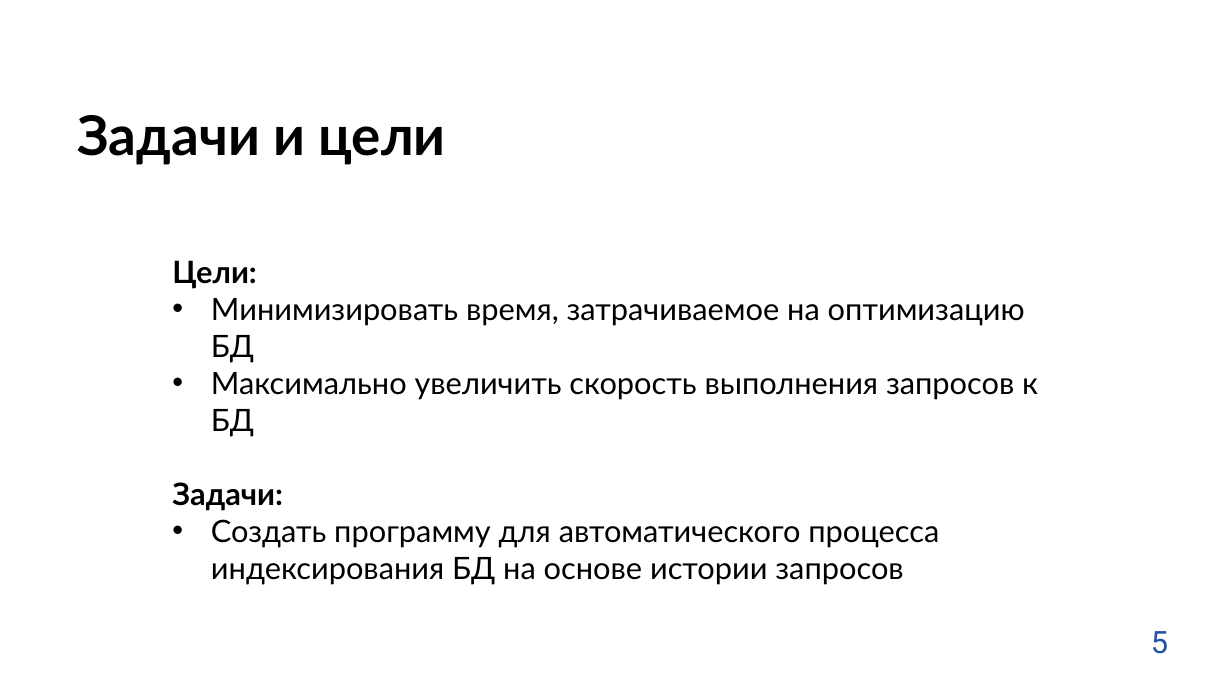
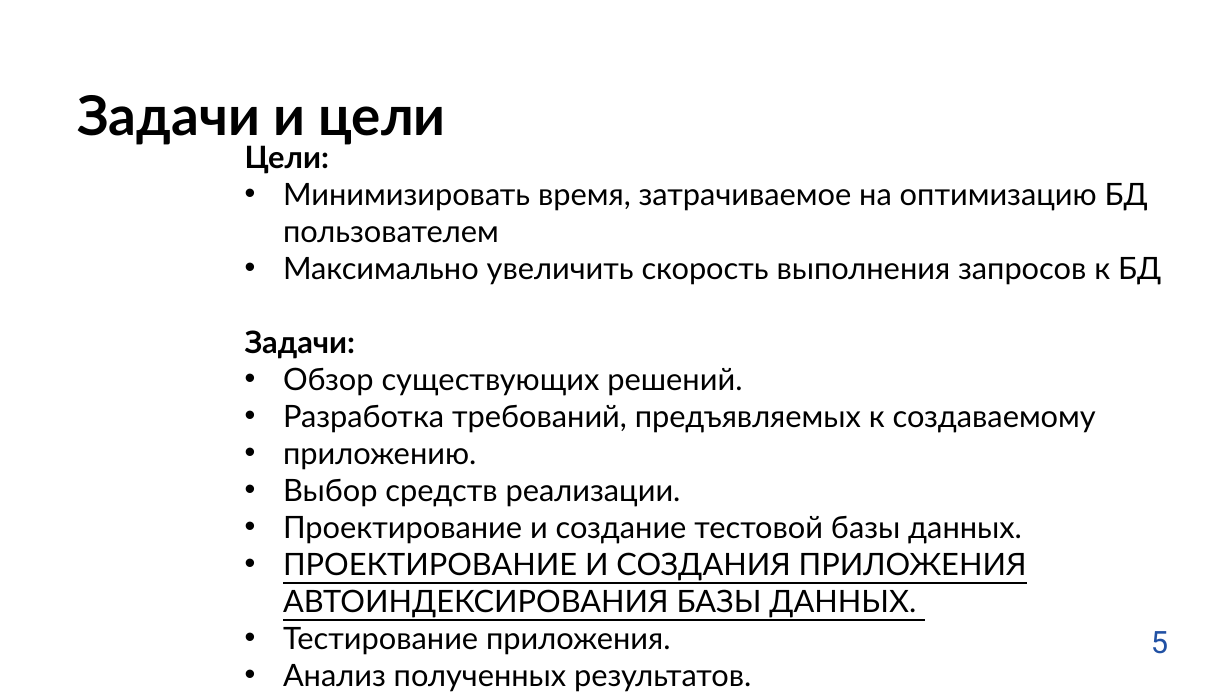
Before and after one commit to testpassword/Diploma-bachelor-degree-2022, a slide deck: slide 5 of docs/предзащита_2.pptx. Drawn at 1232x693 pixels with LibreOffice and Linux fonts; fonts in the diff are those of the drawing; background and template pictures are left out. Boxes give left, top, right and bottom in pixels: in the first picture for what was removed or moved away, otherwise in the second. Text is boxed around its words. In the diff, an @@ line names an element or a change of style, - is before the commit and + after.

```diff
--- a/docs/предзащита_2.pptx
+++ b/docs/предзащита_2.pptx
@@ title "Задачи и цели": place and size @@
-title "Задачи и цели" at bbox=[77, 115, 446, 165]
+title "Задачи и цели" at bbox=[77, 95, 446, 146]
@@ text "Цели:": place and size @@
-text "Цели:" at bbox=[172, 260, 1038, 585]
+text "Цели:" at bbox=[245, 145, 1161, 692]
@@ text at bbox=[283, 183, 1148, 243]: text changed @@
-• Минимизировать время, затрачиваемое на оптимизацию БД
+• Минимизировать время, затрачиваемое на оптимизацию БД пользователем
@@ text at bbox=[283, 367, 1096, 692]: text changed @@
-• Создать программу для автоматического процесса индексирования БД на основе истории запросов
+• Обзор существующих решений.
+• Разработка требований, предъявляемых к создаваемому
+• приложению.
+• Выбор средств реализации.
+• Проектирование и создание тестовой базы данных.
+• ПРОЕКТИРОВАНИЕ И СОЗДАНИЯ ПРИЛОЖЕНИЯ АВТОИНДЕКСИРОВАНИЯ БАЗЫ ДАННЫХ.
+• Тестирование приложения.
+• Анализ полученных результатов.
```
Also in this commit, not shown: 6 other slides changed, 3 slides added, 1 slide removed, 24 other files.
